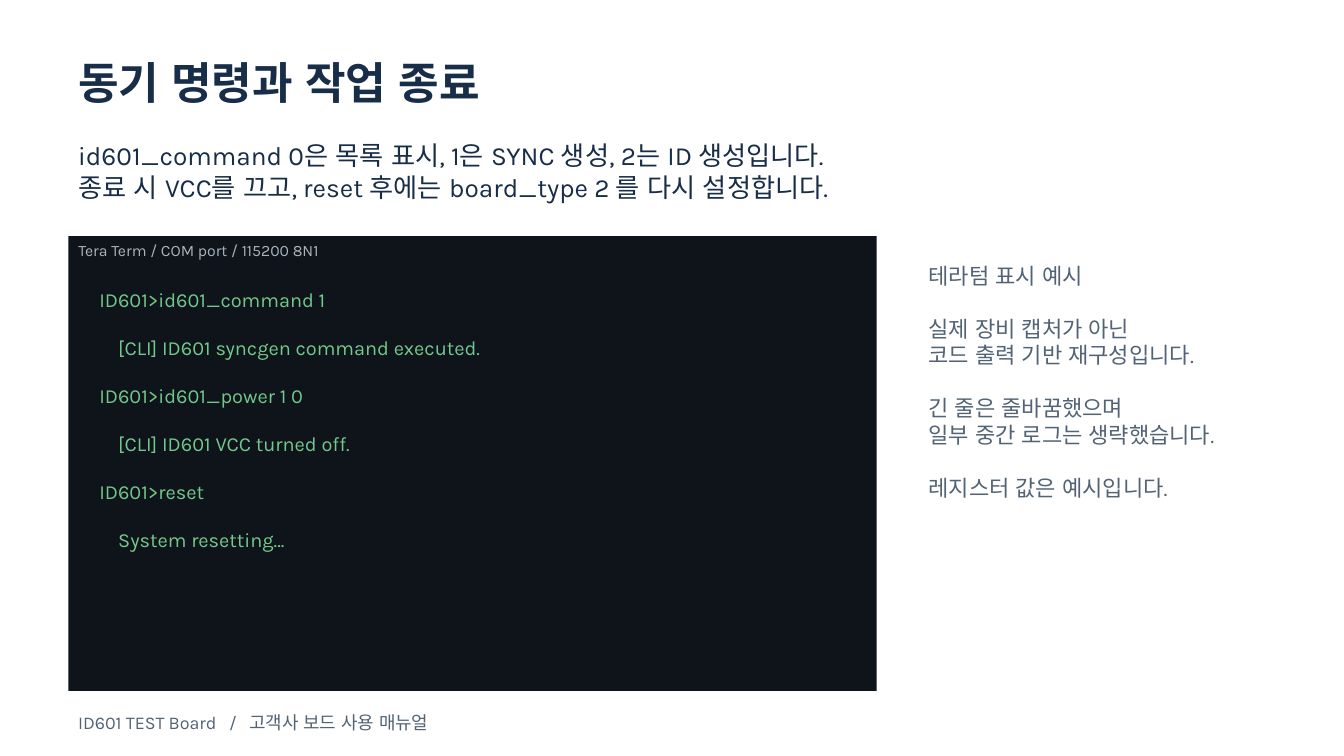
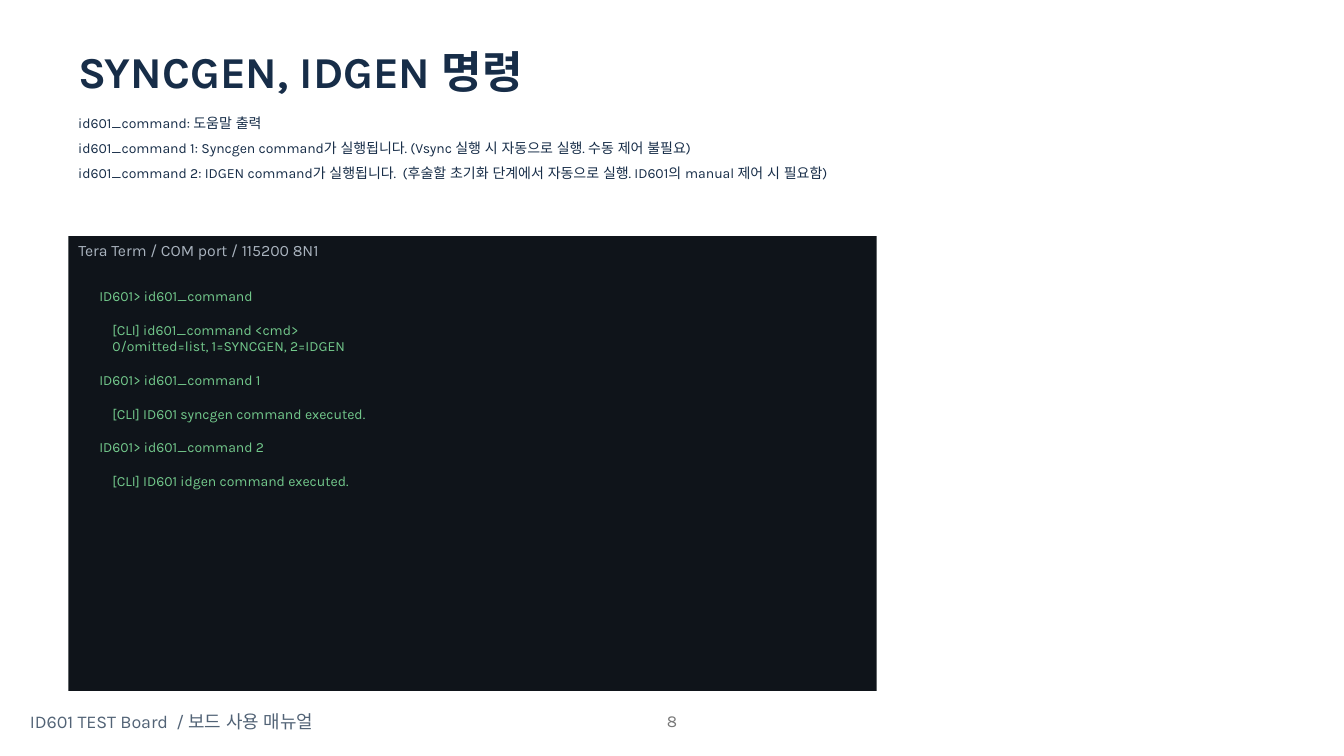
Before and after one commit to oio9595/Global_Technologies_FW, a slide deck: slide 8 of ID601/Jig/ID601_ES/Docs/Deliverables/Manual/ID601_MOBIS_CLI_Manual_20261029_v2.pptx (slide 7 before the commit). Drawn at 1344x756 pixels with LibreOffice and Linux fonts; fonts in the diff are those of the drawing. Boxes give left, top, right and bottom in pixels: in the first picture for what was removed or moved away, otherwise in the second. Text is boxed around its words. In the diff, an @@ line names an element or a change of style, - is before the commit and + after.

```diff
--- a/ID601/Jig/ID601_ES/Docs/Deliverables/Manual/ID601_MOBIS_CLI_Manual_20261029_v2.pptx
+++ b/ID601/Jig/ID601_ES/Docs/Deliverables/Manual/ID601_MOBIS_CLI_Manual_20261029_v2.pptx
@@ text at box(78, 51, 523, 94): text changed @@
-동기 명령과 작업 종료
+SYNCGEN, IDGEN 명령
@@ text added at box(78, 116, 827, 180), 10 pt, text #172D48 @@
+id601_command: 도움말 출력
+id601_command 1: Syncgen command가 실행됩니다. (Vsync 실행 시 자동으로 실행. 수동 제어 불필요)
+id601_command 2: IDGEN command가 실행됩니다. (후술할 초기화 단계에서 자동으로 실행. ID601의 manual 제어 시 필요함)
@@ text removed at box(78, 143, 828, 203) @@
-id601_command 0은 목록 표시, 1은 SYNC 생성, 2는 ID 생성입니다.
-종료 시 VCC를 끄고, reset 후에는 board_type 2 를 다시 설정합니다.
@@ text removed at box(929, 265, 1215, 498) @@
-테라텀 표시 예시
-실제 장비 캡처가 아닌
-코드 출력 기반 재구성입니다.
-긴 줄은 줄바꿈했으며
-일부 중간 로그는 생략했습니다.
-레지스터 값은 예시입니다.
@@ text at box(99, 291, 345, 385): text changed; size 14.2 to 10 pt @@
-ID601>id601_command 1
+ID601> id601_command
+[CLI] id601_command <cmd>
+0/omitted=list, 1=SYNCGEN, 2=IDGEN
+ID601> id601_command 1
@@ text at box(112, 409, 365, 423): size 14.2 to 10 pt in "[CLI] ID601 syncgen command executed." @@
@@ text at box(99, 442, 348, 490): text changed; size 14.2 to 10 pt @@
-ID601>id601_power 1 0
-[CLI] ID601 VCC turned off.
-ID601>reset
-System resetting...
+ID601> id601_command 2
+[CLI] ID601 idgen command executed.
@@ text at box(30, 713, 313, 730): text changed @@
-ID601 TEST Board / 고객사 보드 사용 매뉴얼
+ID601 TEST Board / 보드 사용 매뉴얼
@@ page number added at box(667, 716, 677, 727), 12 pt, text #797979 @@
+8
```
Also in this commit, not shown: 7 other slides changed, 10 slides added, 1 slide removed, 10 other files.
